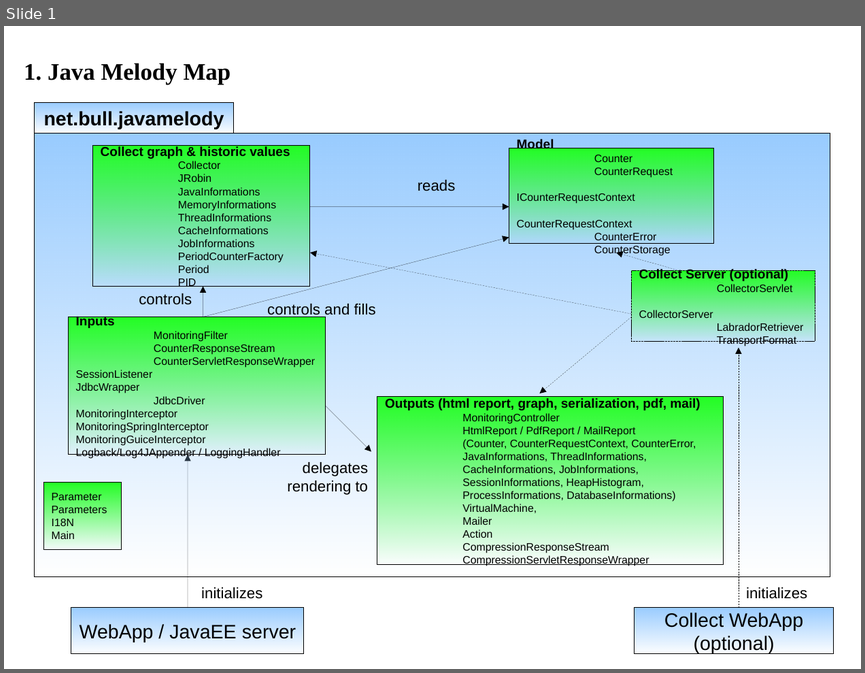
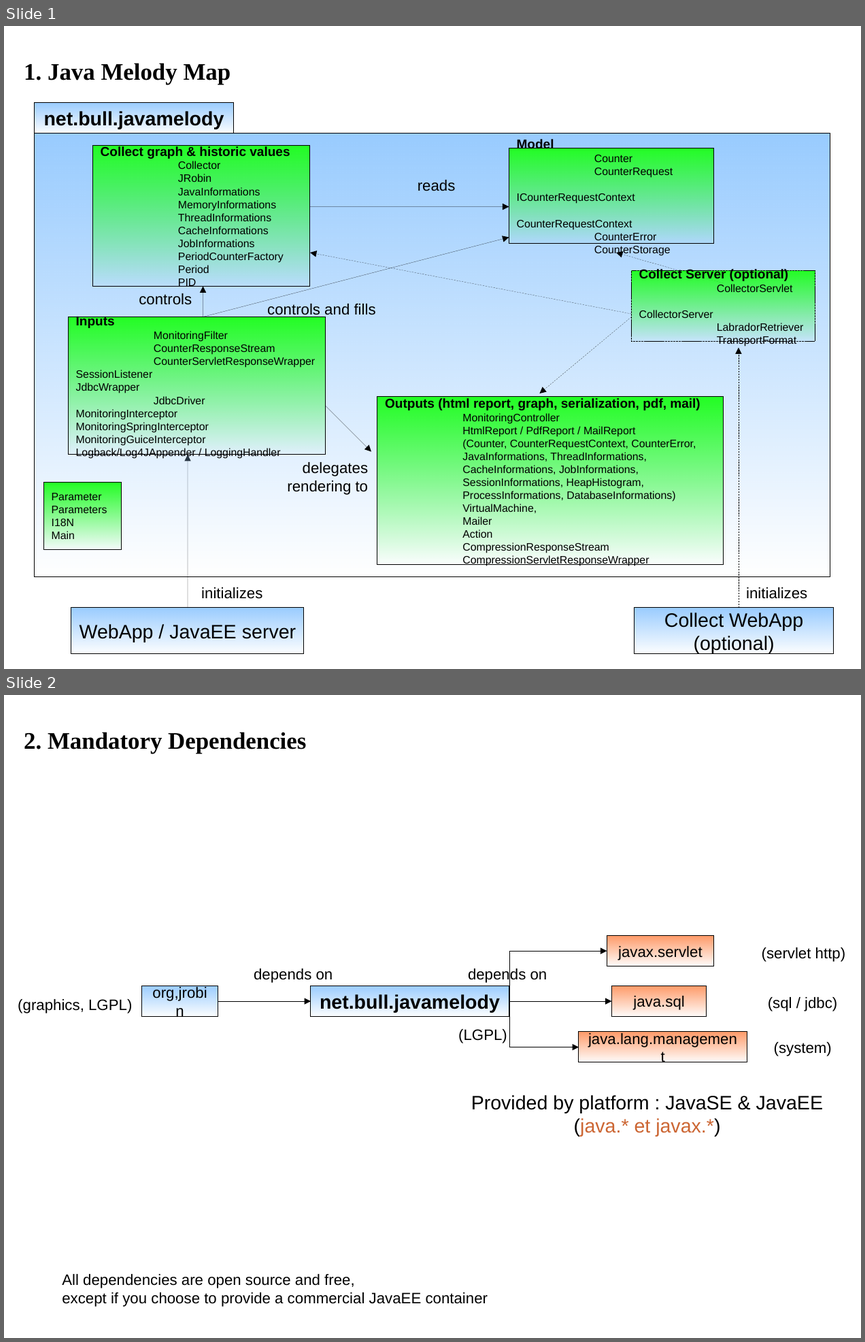
Before and after one commit to saschagrebe/javamelody, a slide deck: javamelody-core/src/site/resources/Map.odp. Shown one above the other, each under a label of ours: slide 1 before the commit, slides 1 and 2 after it. The pictures are 865x673 and 865x1342 pixels, drawn with LibreOffice and Linux fonts; fonts in the diff are those of the drawing. Boxes give left, top, right and bottom in pixels: in the first picture for what was removed or moved away, otherwise in the second. Text is boxed around its words. In the diff, an @@ line names an element or a change of style, - is before the commit and + after.

```diff
--- a/javamelody-core/src/site/resources/Map.odp
+++ b/javamelody-core/src/site/resources/Map.odp
@@ slide 2 added at [4, 695, 861, 1338], background #FFFFFF @@
@@ text added at [24, 732, 306, 754], 22 pt, text #000000, bold @@
+2. Mandatory Dependencies
@@ rectangle added at [607, 935, 715, 966], fill gradient #FF9966, outline #000000 0 pt, 14 pt, text #000000 @@
+javax.servlet
@@ elbow arrow added from (509, 1001) to (607, 951), #000000 0 pt @@
@@ text added at [762, 947, 845, 962], 14 pt, text #000000 @@
+(servlet http)
@@ text added at [254, 968, 333, 983], 14 pt, text #000000 @@
+depends on
@@ text added at [468, 967, 547, 983], 14 pt, text #000000 @@
+depends on
@@ text added at [18, 999, 132, 1013], 14 pt, text #000000 @@
+(graphics, LGPL)
@@ rectangle added at [141, 986, 218, 1016], fill gradient #99CCFF, outline #000000 0 pt, 14 pt, text #000000 @@
+org,jrobin
@@ rectangle added at [311, 986, 509, 1016], fill gradient #99CCFF, outline #000000 0 pt, 18 pt, text #000000, bold @@
+net.bull.javamelody
@@ rectangle added at [612, 986, 707, 1016], fill gradient #FF9966, outline #000000 0 pt, 14 pt, text #000000 @@
+java.sql
@@ text added at [768, 997, 837, 1011], 14 pt, text #000000 @@
+(sql / jdbc)
@@ elbow arrow added from (219, 1001) to (311, 1001), #000000 0 pt @@
@@ elbow arrow added from (509, 1001) to (612, 1001), #000000 0 pt @@
@@ elbow arrow added from (509, 1001) to (579, 1047), #000000 0 pt @@
@@ text added at [458, 1029, 507, 1043], 14 pt, text #000000 @@
+(LGPL)
@@ rectangle added at [579, 1032, 747, 1062], fill gradient #FF9966, outline #000000 0 pt, 14 pt, text #000000 @@
+java.lang.management
@@ text added at [774, 1042, 832, 1056], 14 pt, text #000000 @@
+(system)
@@ text added at [471, 1095, 823, 1136], 18 pt, text #000000 @@
+Provided by platform : JavaSE & JavaEE
+(java.* et javax.*)
@@ text added at [62, 1274, 488, 1306], 14 pt, text #000000 @@
+All dependencies are open source and free,
+except if you choose to provide a commercial JavaEE container
```
Also in this commit, not shown: 1 slide changed.
